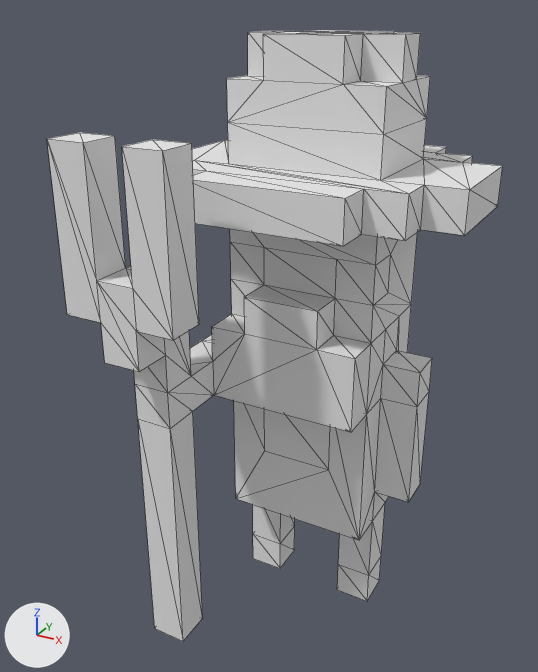
Before and after pictures for a commit that changed the OBJ model Ludum dare 45/Assets/Models/Farmer/farmer.obj.
Both versions are drawn from a 50 mm lens placed at (0.786, -1.684, 1.651), pointed at (-0.079, -0.111, 0.865). Arrows for +X, +Y and +Z are at lower left; the lights stay in place. Mesh edges are drawn as thin lines. Where no turn or scale is listed for an object, it has been applied to the vertices. Vertices at the same position are counted once.

Objects in the first picture: 'Untitled'.
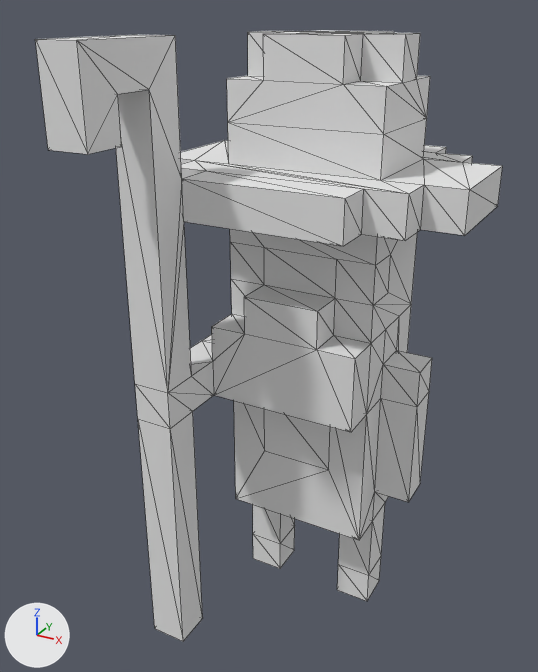
Pixel boxes (x1, y1, x2, y2) of what changed, in the pictures (538 x 672 px):
```json
{"object": "Untitled", "change": "reshaped", "before": [47, 30, 503, 641], "after": [35, 30, 503, 641]}
{"part": 1, "of": "me_untitled", "change": "cut back", "before": [47, 132, 199, 393], "after": [35, 35, 191, 393]}
```

Edits to the scene script, one JSON object a line:
```json
{"block": "me_untitled", "where": "# used by ob_untitled; location = (0.0, 0.0, 0.0)"}
{"op": "remove", "block": "me_untitled", "code": "me_untitled.from_pydata(...)  # 210 vertices, 416 faces; spans x -0.4..0.4, y -0.5..0.4, z 0.0..1.6"}
{"op": "add", "block": "me_untitled", "code": "me_untitled.from_pydata(...)  # 196 vertices, 392 faces; spans x -0.4..0.4, y -0.6..0.4, z 0.0..1.6"}
{"block": "me_untitled", "change": "me_untitled part 1"}
{"block": "me_untitled", "change": "24 vertices are removed from x -0.4..-0.1, y -0.5..-0.3, z 0.9..1.4"}
{"block": "me_untitled", "change": "54 faces are deleted"}
{"block": "me_untitled", "change": "5 vertices are added at (-0.3, -0.6, 1.4), (-0.3, -0.5, 1.5), (-0.3, -0.4, 1.5), (-0.3, -0.6, 1.6), (-0.3, -0.3, 1.6)"}
{"block": "me_untitled", "change": "5 new vertices lie (0.1, 0.0, 0.0) away from vertices in x -0.3, y -0.6..-0.3, z 1.4..1.6"}
{"block": "me_untitled", "change": "30 new faces join them"}
```
